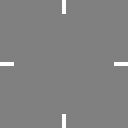
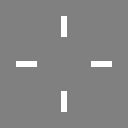
Before/after of a 128 × 128 layered artwork. What changed in the layer stack:
added layer "less thick" above "Layer 3 copy 2" over (x1=16, y1=16, x2=112, y2=112)
renamed "Layer 3 copy" to "oldVery", hid it over (x1=0, y1=0, x2=128, y2=128)
